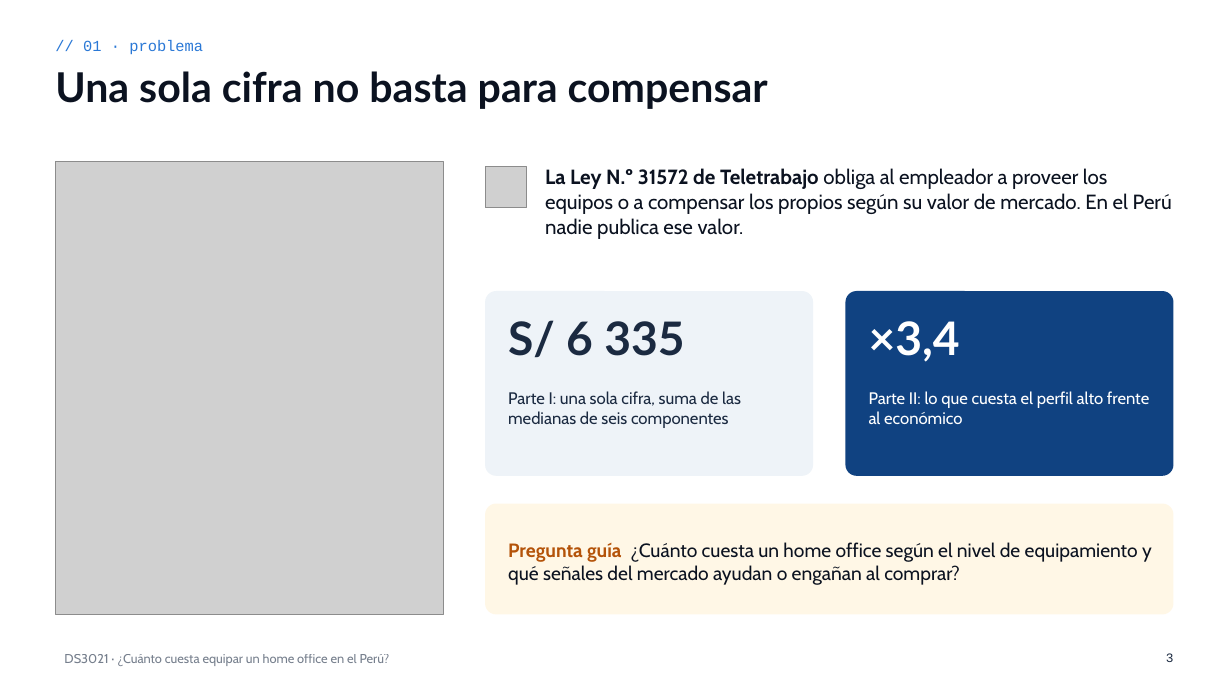
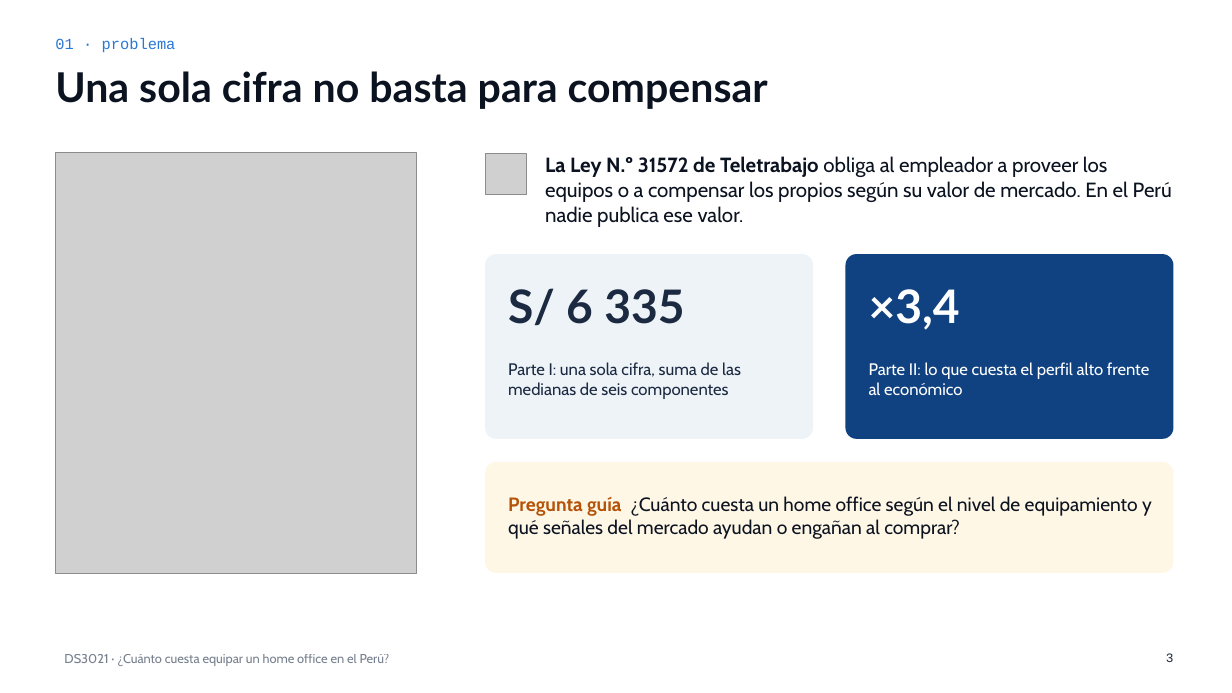
Before and after one commit to josueroc/proyectoacd_mercadolibre, a slide deck: slide 3 of docs/parte_2/presentacion/Presentacion_Parte_II_DS3021.pptx. Drawn at 1232x693 pixels with LibreOffice and Linux fonts; fonts in the diff are those of the drawing; grey boxes stand for pictures. Boxes give left, top, right and bottom in pixels: in the first picture for what was removed or moved away, otherwise in the second. Text is boxed around its words. In the diff, an @@ line names an element or a change of style, - is before the commit and + after.

```diff
--- a/docs/parte_2/presentacion/Presentacion_Parte_II_DS3021.pptx
+++ b/docs/parte_2/presentacion/Presentacion_Parte_II_DS3021.pptx
@@ text at box(55, 38, 176, 53): text changed @@
-// 01 · problema
+01 · problema
@@ picture: place and size @@
-picture at box(55, 162, 444, 615)
+picture at box(55, 152, 417, 574)
@@ picture: place and size @@
-picture at box(485, 166, 527, 208)
+picture at box(485, 153, 527, 195)
@@ text "La Ley N.º 31572 de ...": place and size @@
-text "La Ley N.º 31572 de ..." at box(545, 168, 1172, 239)
+text "La Ley N.º 31572 de ..." at box(545, 156, 1172, 227)
@@ 2 texts, 2 rounded rectangles: place and size @@
-2 texts, 2 rounded rectangles at box(485, 291, 1174, 476)
+2 texts, 2 rounded rectangles at box(485, 254, 1174, 439)
@@ text "Parte I: una sola cifra, ...": place and size @@
-text "Parte I: una sola cifra, ..." at box(508, 391, 741, 428)
+text "Parte I: una sola cifra, ..." at box(508, 362, 741, 399)
@@ text "Parte II: lo que cuesta ...": place and size @@
-text "Parte II: lo que cuesta ..." at box(869, 391, 1149, 424)
+text "Parte II: lo que cuesta ..." at box(869, 362, 1149, 395)
@@ rounded rectangle: place and size @@
-rounded rectangle at box(485, 504, 1174, 615)
+rounded rectangle at box(485, 462, 1174, 573)
@@ text "Pregunta guía ¿Cuánto cuesta un ...": place and size @@
-text "Pregunta guía ¿Cuánto cuesta un ..." at box(508, 542, 1152, 585)
+text "Pregunta guía ¿Cuánto cuesta un ..." at box(508, 496, 1152, 539)
```
Also in this commit, not shown: 21 other slides changed, 1 other file.
